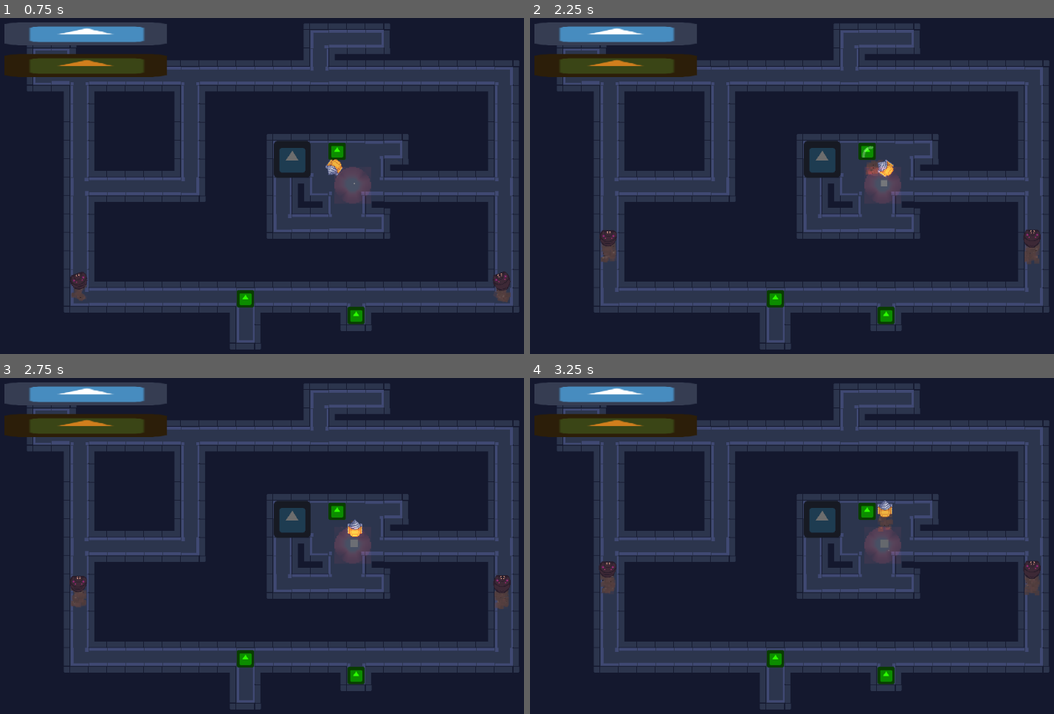
Above: before the commit, frames 1-4 (two rows, left to right).
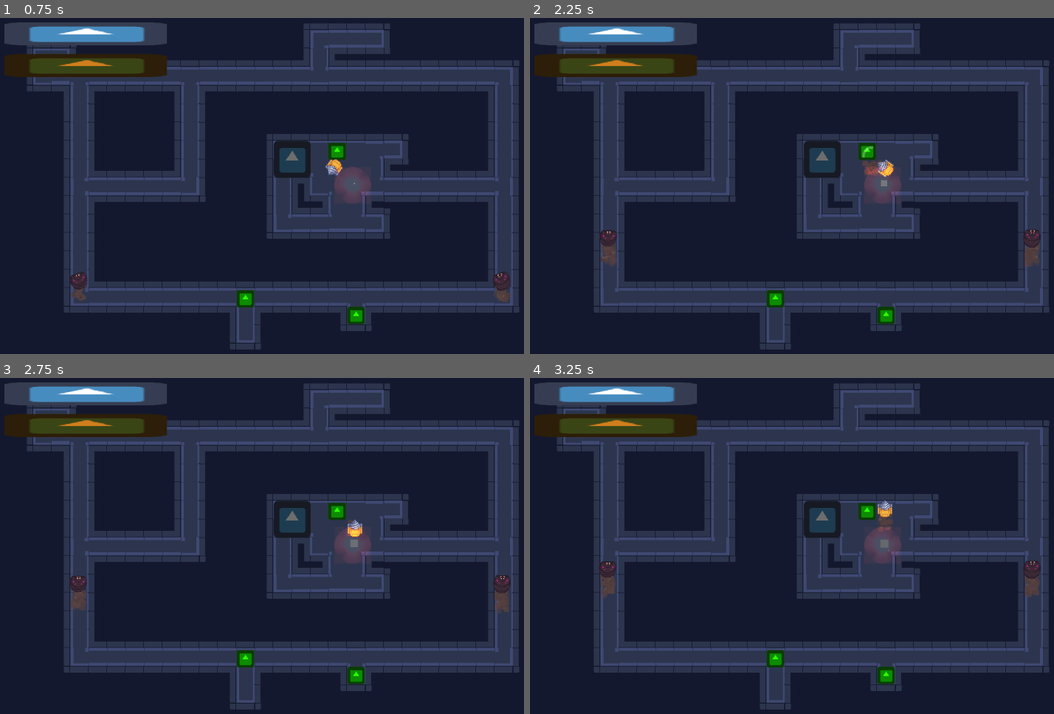
Above: after the commit, the same moments.

Repository: LaTu-Jams/LD54
Game: Godot game, scene res://scenes/Main.tscn
Same seed, same stepped clock (60 frames per second), same inputs: the game is played once before the commit and once after it. The engine's default icon, where the game draws it, is replaced by a stand-in: a white triangle on a blue panel in a dark square.
Inputs:
- Up to frame 1 (0.75 s): hold D (turn_right) from 0.53 s (still down); hold Space (Mine) from 0.53 s (still down)
- Up to frame 2 (2.25 s): release D (turn_right) at 1.28 s; release Space (Mine) at 1.28 s; hold S (move_backward) 1.28-2.03 s; tap Space (Mine) at 1.35 s; hold D (turn_right) from 2.03 s (still down); hold Space (Mine) from 2.03 s (still down)
- Up to frame 3 (2.75 s): keep holding D (turn_right); keep holding Space (Mine)
- Up to frame 4 (3.25 s): release D (turn_right) at 2.78 s; release Space (Mine) at 2.78 s; hold W (move_forward) from 2.78 s (still down); tap Space (Mine) at 2.85 s

Frame 1 is identical in both runs. In frame 2, less than 0.1% of the frame differs, in the area x 13-97%, y 42-75%; in frame 3, less than 0.1%; in frame 4, less than 0.1%.

Commit message:
Fix freeing particles

Diff:
--- a/scripts/GameManager.gd
+++ b/scripts/GameManager.gd
@@ -29,8 +29,8 @@
 func emit_mining_particles(pos : Vector2):
 	particles.spawn_mining_particle(pos)
 
+
 func emit_trail_particles(pos : Vector2, rotation):
-	print("Emitting trail at %s" % pos)
 	particles.spawn_trail_particle(pos, rotation)
 
 
--- a/scripts/Particle.gd
+++ b/scripts/Particle.gd
@@ -5,5 +5,5 @@
 
 # Called when the node enters the scene tree for the first time.
 func _ready():
-	yield(get_tree().create_timer(life_time), "timeout")
-	call_deferred("queue_free")
+	yield(get_tree().create_timer(life_time + 0.1), "timeout")
+	queue_free()
